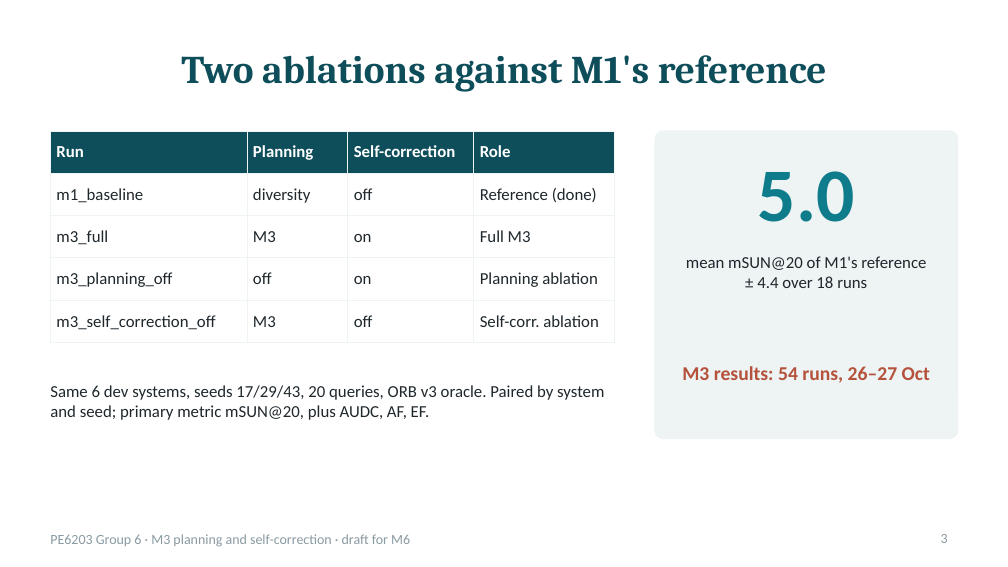
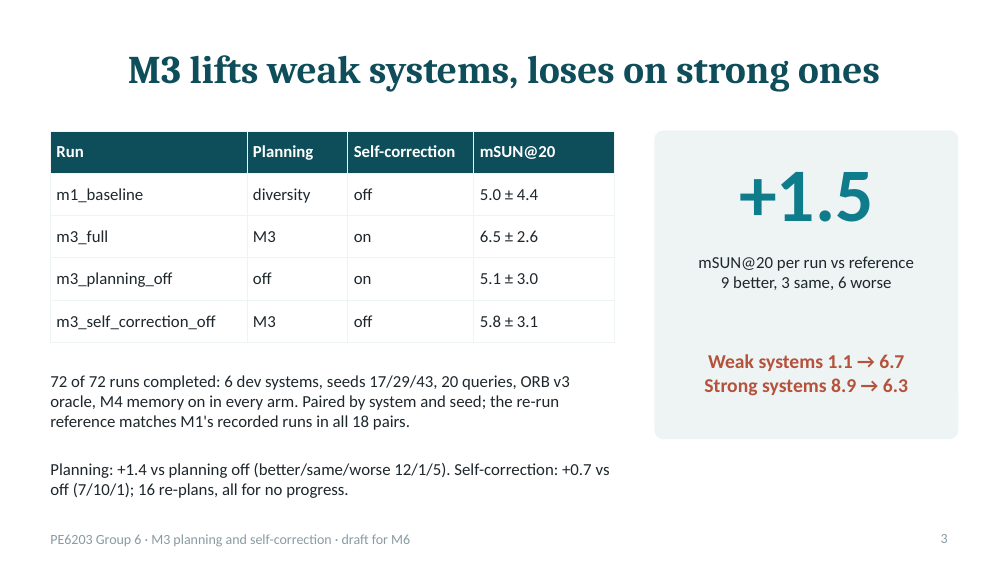
Before and after one commit to raymondtu1230-sudo/Group-Project-6-Auto-Research-for-Materials-Discovery, a slide deck: slide 3 of M3/report/M3_Method_Draft.pptx. Drawn at 1008x567 pixels with LibreOffice and Linux fonts; fonts in the diff are those of the drawing. Boxes give left, top, right and bottom in pixels: in the first picture for what was removed or moved away, otherwise in the second. Text is boxed around its words. In the diff, an @@ line names an element or a change of style, - is before the commit and + after.

```diff
--- a/M3/report/M3_Method_Draft.pptx
+++ b/M3/report/M3_Method_Draft.pptx
@@ title at [128, 55, 880, 92]: text changed @@
-Two ablations against M1's reference
+M3 lifts weak systems, loses on strong ones
@@ table at [50, 131, 615, 334] @@
-row 1, column 4: Role
+row 1, column 4: mSUN@20
-row 2, column 4: Reference (done)
+row 2, column 4: 5.0 ± 4.4
-row 3, column 4: Full M3
+row 3, column 4: 6.5 ± 2.6
-row 4, column 4: Planning ablation
+row 4, column 4: 5.1 ± 3.0
-row 5, column 4: Self-corr. ablation
+row 5, column 4: 5.8 ± 3.1
@@ text at [739, 172, 873, 222]: text changed @@
-5.0
++1.5
@@ text at [698, 256, 914, 290]: text changed @@
-mean mSUN@20 of M1's reference
-± 4.4 over 18 runs
+mSUN@20 per run vs reference
+9 better, 3 same, 6 worse
@@ text at [704, 354, 908, 396]: text changed @@
-M3 results: 54 runs, 26–27 Oct
+Weak systems 1.1 → 6.7
+Strong systems 8.9 → 6.3
@@ text at [50, 375, 570, 430]: text changed @@
-Same 6 dev systems, seeds 17/29/43, 20 queries, ORB v3 oracle. Paired by system and seed; primary metric mSUN@20, plus AUDC, AF, EF.
+72 of 72 runs completed: 6 dev systems, seeds 17/29/43, 20 queries, ORB v3 oracle, M4 memory on in every arm. Paired by system and seed; the re-run reference matches M1's recorded runs in all 18 pairs.
@@ text added at [50, 463, 610, 498], 12 pt, text #1E272C @@
+Planning: +1.4 vs planning off (better/same/worse 12/1/5). Self-correction: +0.7 vs off (7/10/1); 16 re-plans, all for no progress.
```
Also in this commit, not shown: 17 other files.
